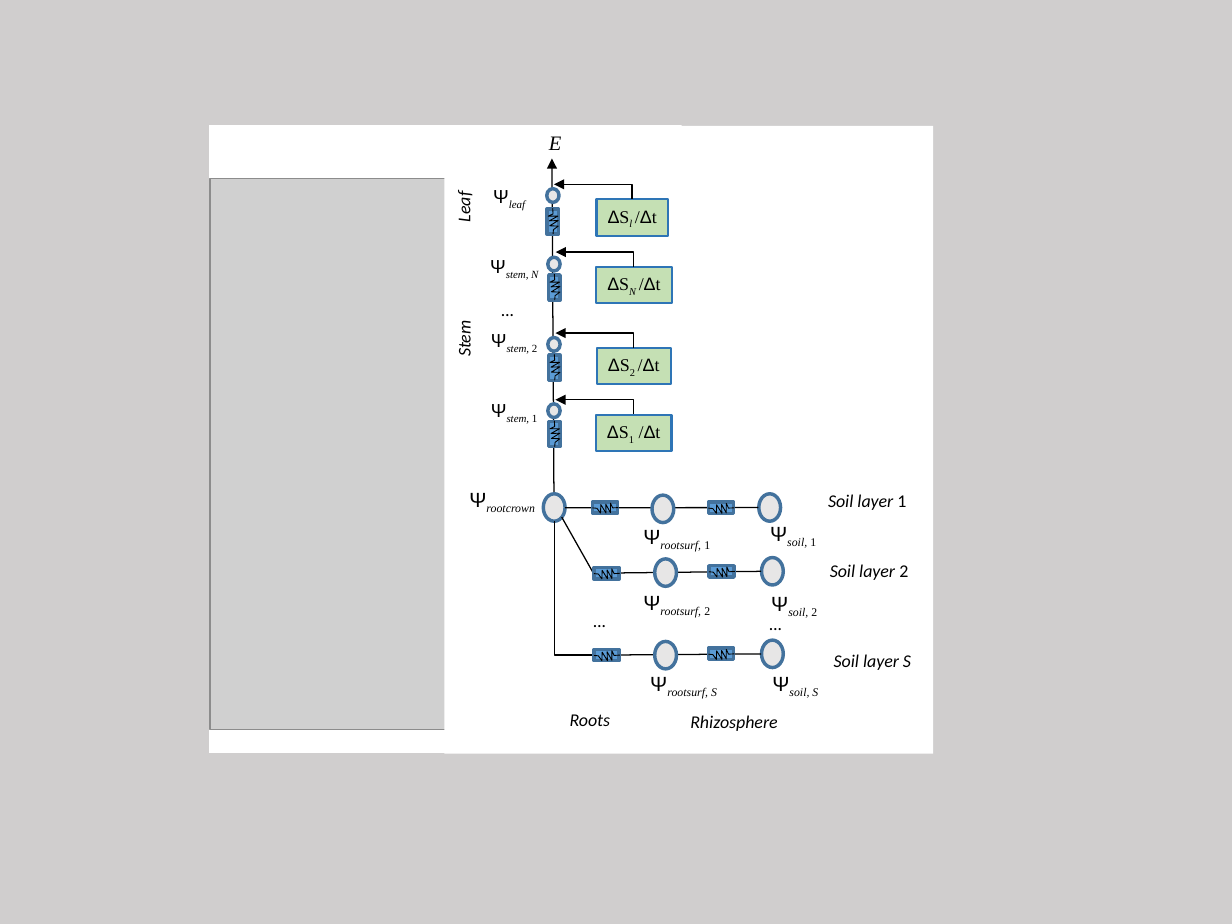
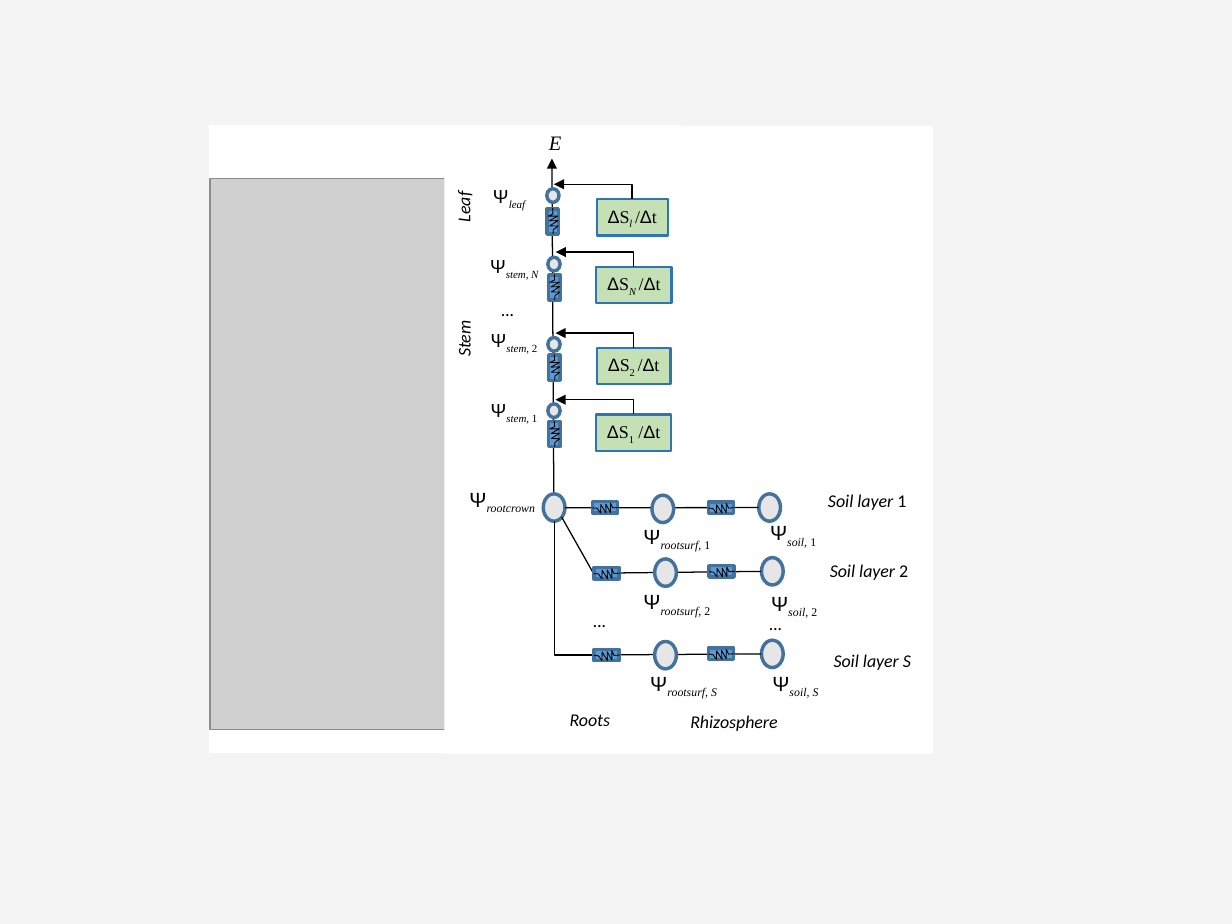
Before and after one commit to emf-creaf/medfatebook, a slide deck: slide 6 of Hydraulics.pptx. Drawn at 1232x924 pixels with LibreOffice and Linux fonts; fonts in the diff are those of the drawing; grey boxes stand for pictures. Boxes give left, top, right and bottom in pixels: in the first picture for what was removed or moved away, otherwise in the second. Text is boxed around its words. In the diff, an @@ line names an element or a change of style, - is before the commit and + after.

```diff
--- a/Hydraulics.pptx
+++ b/Hydraulics.pptx
@@ background #D0CECE to #F4F4F4 @@
@@ freeform shape at [592,503,618,513]: outline redrawn @@
@@ freeform shape at [606,654,760,655]: outline redrawn @@
```
Also in this commit, not shown: 6 other slides changed, 11 other files.
